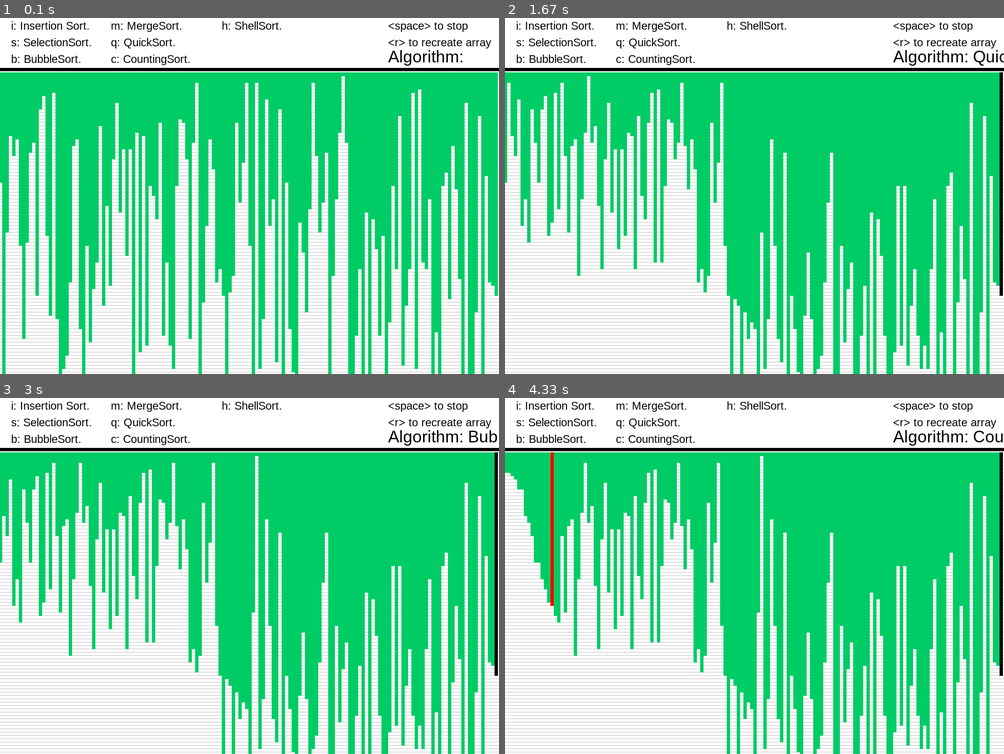
Above: before the commit, frames 1-4 (two rows, left to right).
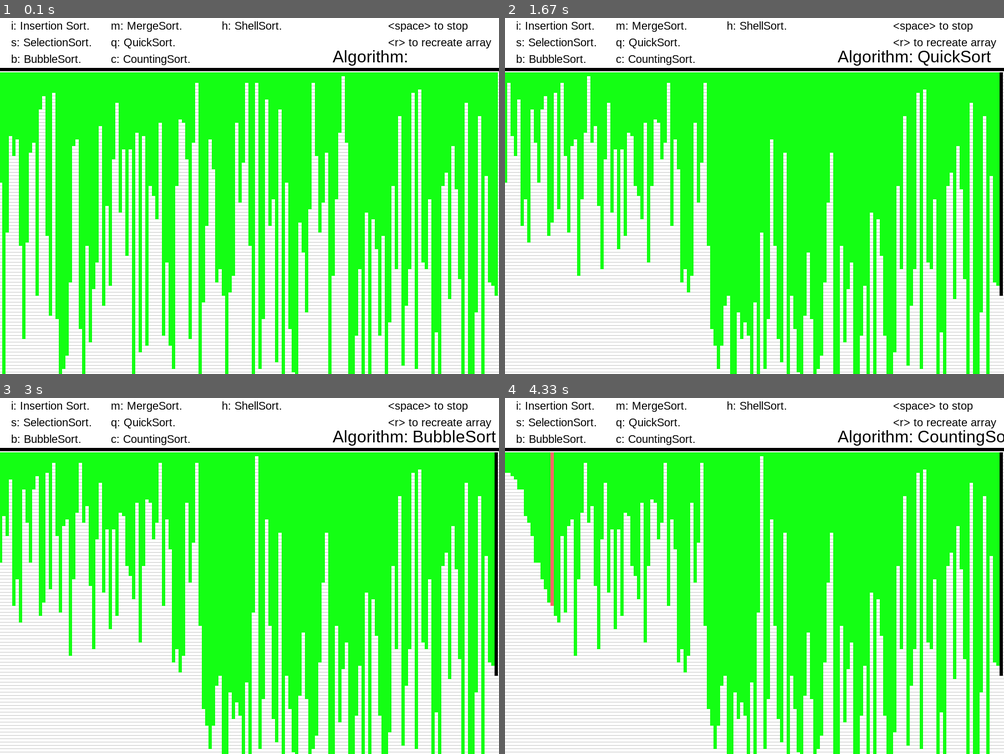
Above: after the commit, the same moments.

Repository: breezekiller789/Sorting_Algorithm_Visualized
Game: pygame game, started from Sorting_Algo_Visualized.py
The game is run twice, just before and just after one commit, with the same random seed, the same clock (stepped at 60 frames per second) and the same inputs.
Inputs:
- Up to frame 1 (0.1 s): no input
- Up to frame 2 (1.67 s): tap H at 0.33 s; tap Space at 0.67, 1.4 s; tap Q at 1 s
- Up to frame 3 (3 s): tap Space at 1.7, 2.23 s; tap B at 1.83 s
- Up to frame 4 (4.33 s): tap I at 3 s; tap Space at 3.4, 3.7 s; tap C at 4.23 s

The runs differ from the first frame. In frame 1, 49% of the frame differs, in the area x 0-100%, y 9-100%; in frame 2, 52%; in frame 3, 52%; in frame 4, 52%.

Commit message:
Change RGB value

Diff:
--- a/Algorithms/Algorithms.py
+++ b/Algorithms/Algorithms.py
@@ -46,6 +46,11 @@
                 Array_Color[i] = Colors.Green
                 Array_Color[i+Span] = Colors.Green
                 if Array[i] > Array[i+Span]:
+                    Array_Color[i] = Colors.Black
+                    Array_Color[i+Span] = Colors.Black
+                    PyGameUtils.Refresh_Page()
+                    Array_Color[i] = Colors.Green
+                    Array_Color[i+Span] = Colors.Green
                     Swap(i, i+Span)
                     Have_Swapped = True
                 i += 1
@@ -110,9 +115,14 @@
 # i走在j後面，j會一直往後走，一旦j遇到比pivot小的，就讓i往後走一步，然後i, j對調
 # Ref: 資料結構Quick Sort
 def Partition(p, n):
-    Pivot = Array[n]
+    if p-n >= 2:
+        idx = Middle_Of_Three(p, n)         # 避免worst case飆到n^2
+        Pivot = Array[idx]
+        Array_Color[idx] = Colors.Black
+    else:
+        Pivot = Array[n]
+        Array_Color[n] = Colors.Black
     i = p - 1
-    Array_Color[n] = Colors.Black
     for j in range(p, n+1):
         pygame.event.pump()
         Array_Color[i] = Colors.Red     # 正在比較的兩筆換成紅色
@@ -137,6 +147,12 @@
     Array[i] = Array[n]
     Array[n] = tmp
     return i
+
+
+def Middle_Of_Three(p, n):
+    middle = (p+n)//2
+    three = [Array[p], Array[n], Array[middle]]
+    return sorted(three)[1]
 
 
 # Merge sort遞迴解
--- a/PyGameUtils/Colors.py
+++ b/PyGameUtils/Colors.py
@@ -1,7 +1,7 @@
 #!/usr/bin/env python3
 # -*- coding: utf-8 -*-
 
-Green = (0, 204, 102)   # 青綠色
-Red = (255, 0, 0)        # 鮮紅色
+Green = (20, 255, 20)   # 青綠色
+Red = (255, 102, 102)        # 鮮紅色
 Black = (0, 0, 0)       # 黑
 Orange = (255, 102, 0)  # 橘色
--- a/PyGameUtils/PyGameUtils.py
+++ b/PyGameUtils/PyGameUtils.py
@@ -73,7 +73,7 @@
     screen.blit(nav7, (400, 10))
     screen.blit(space_to_stop, (700, 10))
     screen.blit(recreate, (700, 40))
-    screen.blit(Algo_Info, (700, 60))
+    screen.blit(Algo_Info, (600, 60))
 
     Boundry_Width = int(Width/Algo.Array_Size)       # 每一個小格子的寬
     # Boundry_Height = int(Height/Array_Size)       # 每一個小格子的寬
